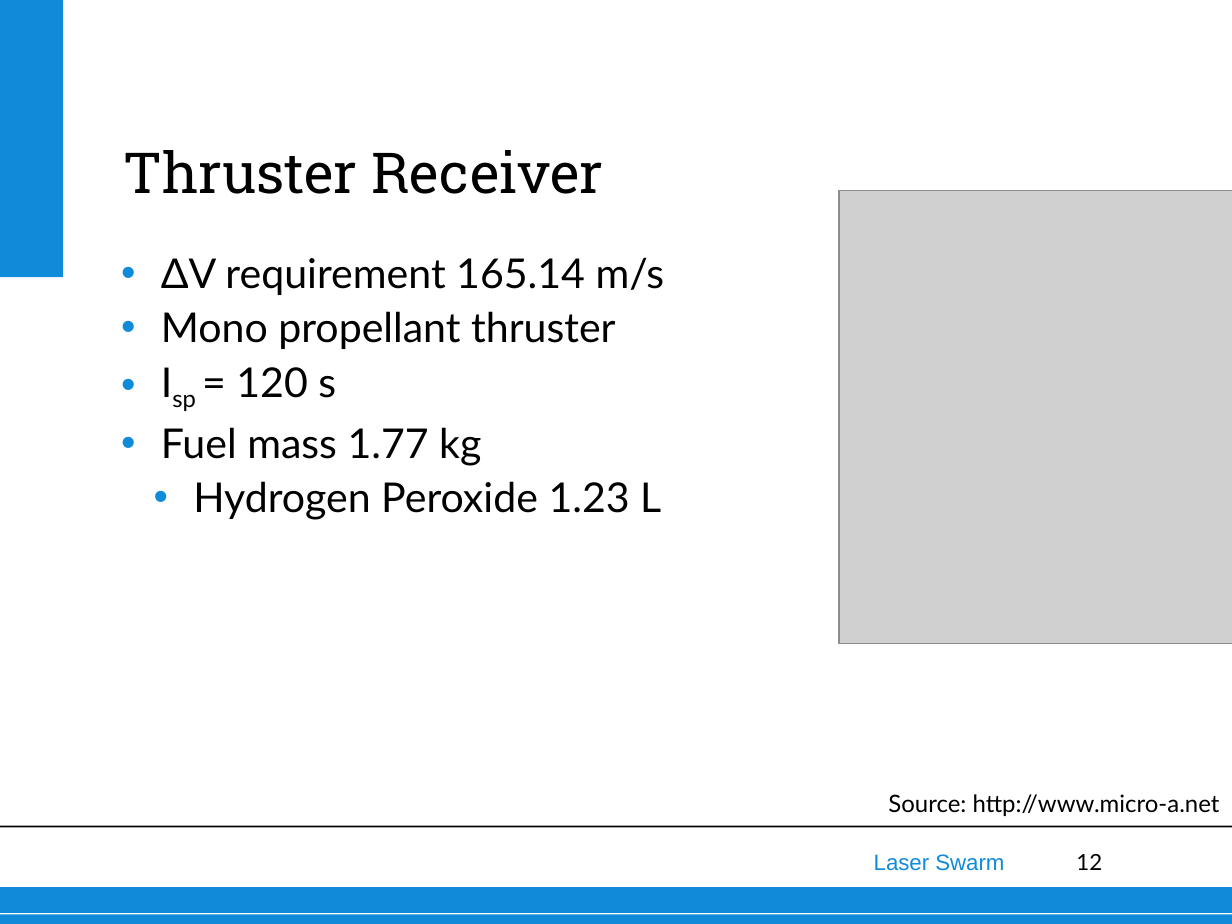
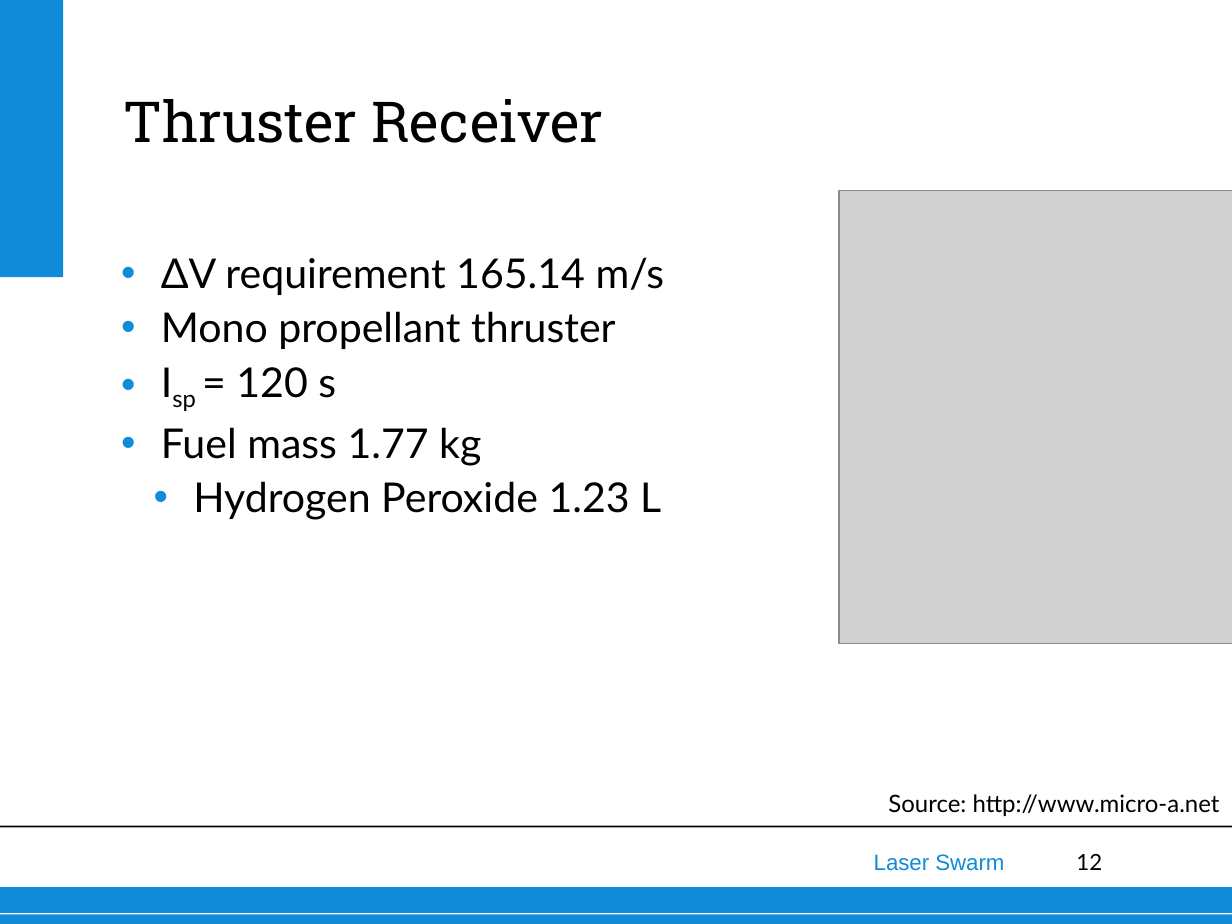
Before and after one commit to thewisenerd/laser-swarm, a slide deck: slide 12 of finalPresentation/subsections/adcs.ppt. Drawn at 1232x924 pixels with LibreOffice and Linux fonts; fonts in the diff are those of the drawing; grey boxes stand for pictures; background and template pictures are left out. Boxes give left, top, right and bottom in pixels: in the first picture for what was removed or moved away, otherwise in the second. Text is boxed around its words. In the diff, an @@ line names an element or a change of style, - is before the commit and + after.

```diff
--- a/finalPresentation/subsections/adcs.ppt
+++ b/finalPresentation/subsections/adcs.ppt
@@ title "Thruster Receiver": place and size @@
-title "Thruster Receiver" at [124,150,603,194]
+title "Thruster Receiver" at [124,99,603,143]
```
Also in this commit, not shown: 9 other slides changed.
